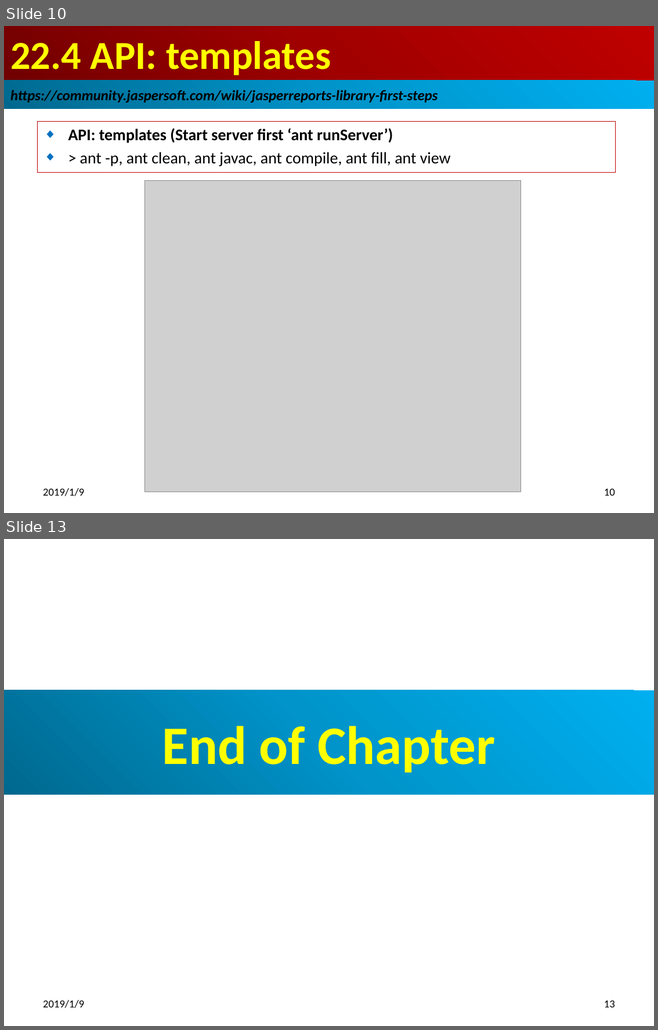
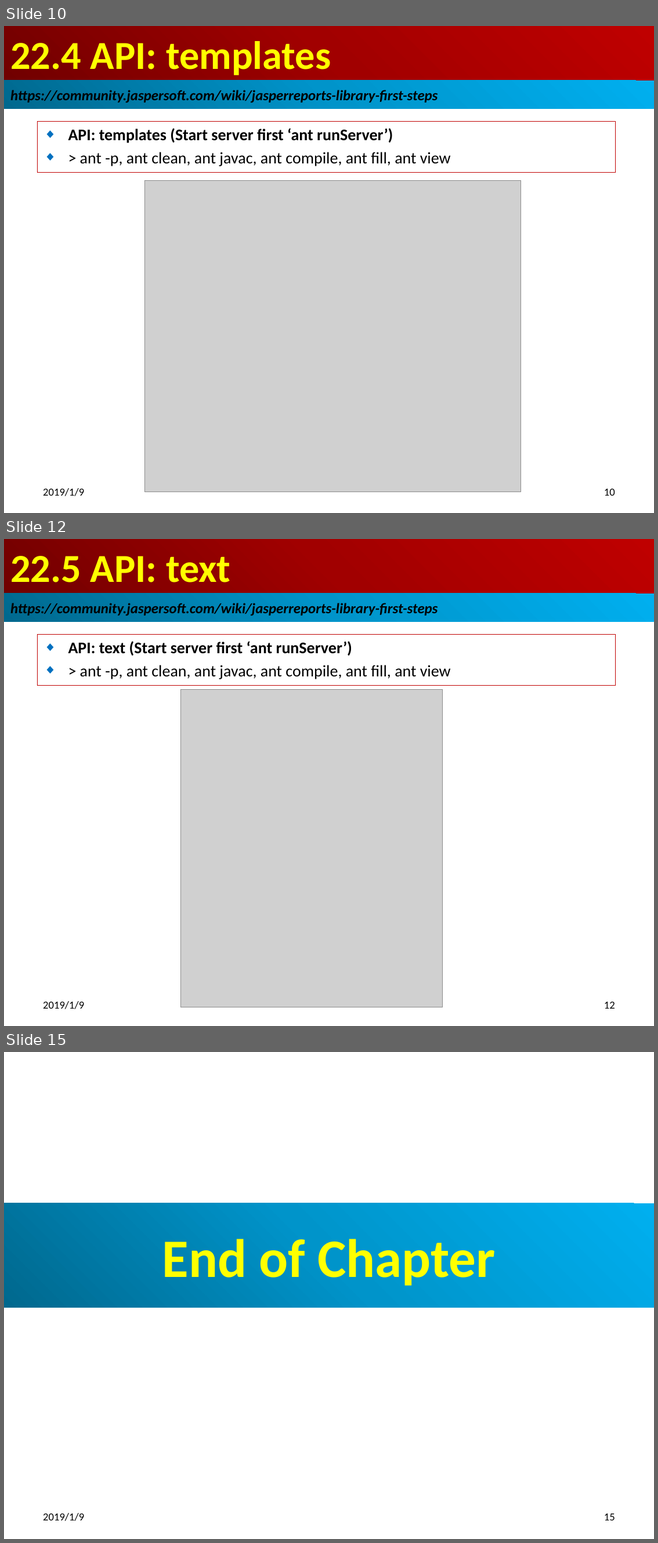
Before and after one commit to peterhchen/100-jasper-report-api-6.7.0, a slide deck: 15_Ch22_API_t.pptx. Shown one above the other, each under a label of ours: slides 10 and 13 before the commit, slides 10, 12 and 15 after it; the slides between them are not shown. The pictures are 658x1030 and 658x1543 pixels, drawn with LibreOffice and Linux fonts; fonts in the diff are those of the drawing; grey boxes stand for pictures. Boxes give left, top, right and bottom in pixels: in the first picture for what was removed or moved away, otherwise in the second. Text is boxed around its words. In the diff, an @@ line names an element or a change of style, - is before the commit and + after.

Commit message:
Text report

```diff
--- a/15_Ch22_API_t.pptx
+++ b/15_Ch22_API_t.pptx
@@ slide 12 added at (4,539,654,1026), background #FFFFFF @@
@@ title added at (4,539,654,594), fill gradient #720000 to #A20000 to #C00000, 44 pt, text #FFFF00, bold @@
+22.5 API: text
@@ rectangle added at (4,594,654,622), fill gradient #00688E to #0094CA to #00B0F0, 16 pt, text #000000, bold, italic @@
+https://community.jaspersoft.com/wiki/jasperreports-library-first-steps
@@ subtitle added at (37,635,615,686), outline #C00000 0.75 pt, 18 pt, text #000000 @@
+◆ API: text (Start server first ‘ant runServer’)
+◆ > ant -p, ant clean, ant javac, ant compile, ant fill, ant view
@@ picture added at (181,690,442,1008) @@
@@ text added at (43,1001,84,1009), 12 pt, text #000000 @@
+2019/1/9
@@ page number added at (604,1002,615,1009), 12 pt, text #000000 @@
+12
@@ what was slide 13 is now slide 15 @@
@@ page number at (604,1514,615,1521): text changed @@
-13
+15
```
Also in this commit, not shown: 2 slides changed, 1 other slide added.
